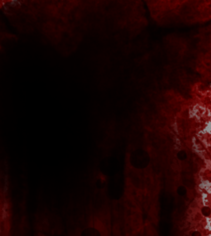
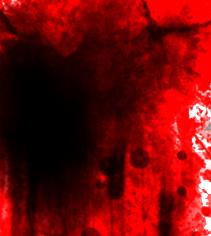
Layered file, before and after one edit (211x236). Changes by layer:
painted on "Layer 1" over [0, 0, 211, 236]
